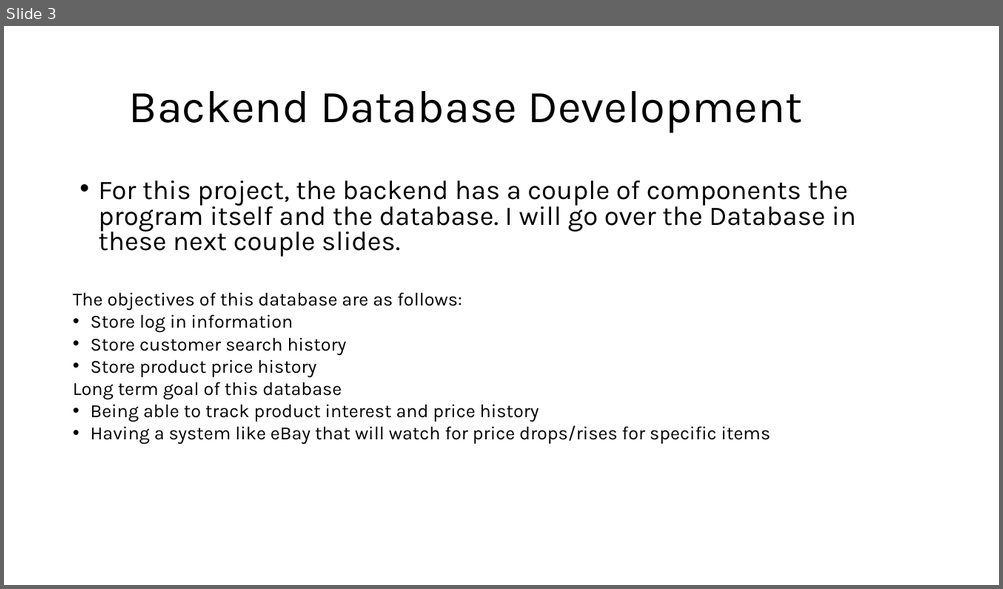
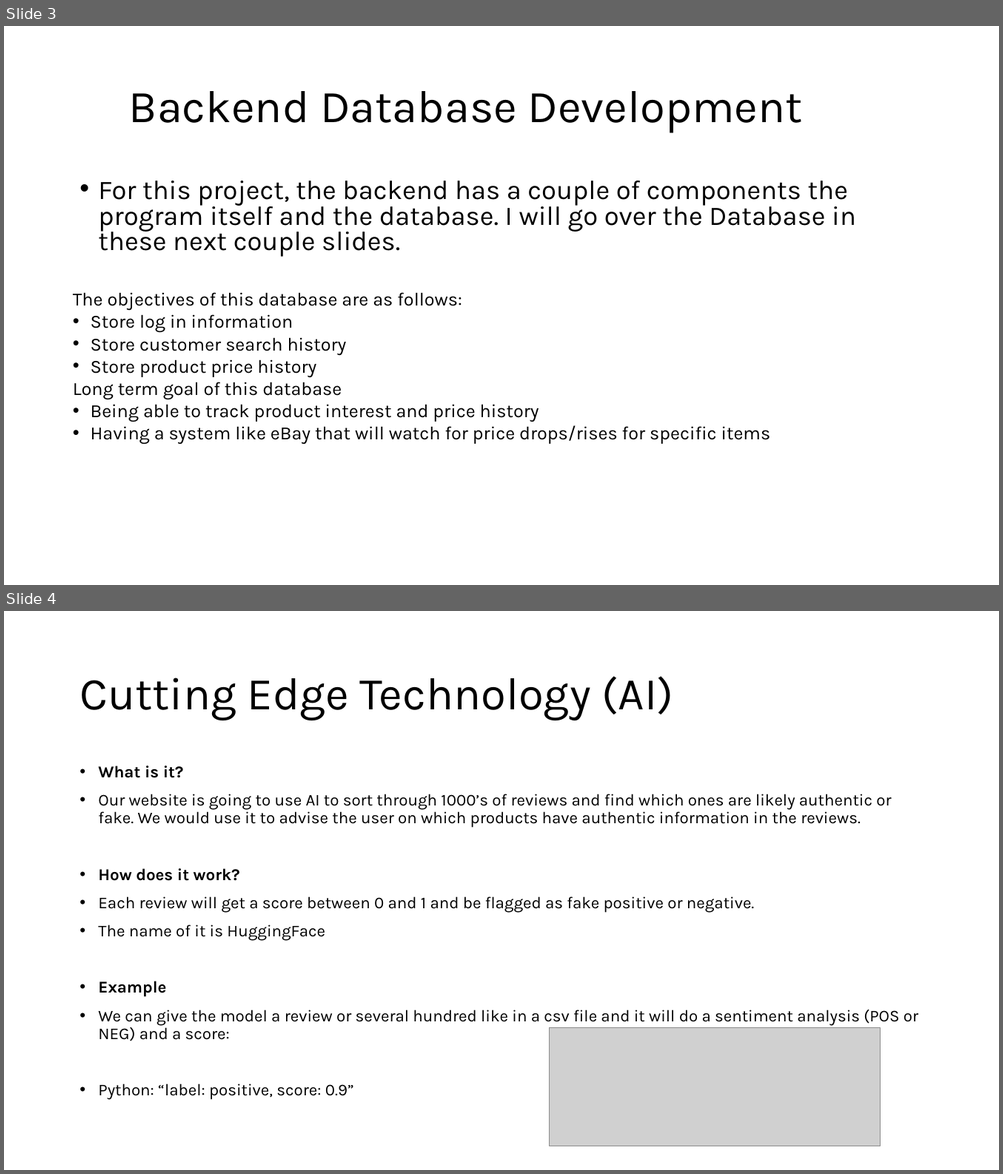
Before and after one commit to Jormungandr72/Cross-Website-Price-Checker, a slide deck: Documentation/Phase-One-Docs/CPT-200_Phase_One_Presentation.ppt. Shown one above the other, each under a label of ours: slide 3 before the commit, slides 3 and 4 after it. The pictures are 1003x589 and 1003x1174 pixels, drawn with LibreOffice and Linux fonts; fonts in the diff are those of the drawing; grey boxes stand for pictures. Boxes give left, top, right and bottom in pixels: in the first picture for what was removed or moved away, otherwise in the second. Text is boxed around its words. In the diff, an @@ line names an element or a change of style, - is before the commit and + after.

```diff
--- a/Documentation/Phase-One-Docs/CPT-200_Phase_One_Presentation.ppt
+++ b/Documentation/Phase-One-Docs/CPT-200_Phase_One_Presentation.ppt
@@ slide 4 added at [4,611,999,1170], background #FFFFFF @@
@@ title added at [79,676,673,721], 44 pt, text #000000 @@
+Cutting Edge Technology (AI)
@@ text added at [98,766,918,1100], 16 pt, text #000000 @@
+• What is it?
+• Our website is going to use AI to sort through 1000’s of reviews and find which ones are likely authentic or fake. We would use it to advise the user on which products have authentic information in the reviews.
+• How does it work?
+• Each review will get a score between 0 and 1 and be flagged as fake positive or negative.
+• The name of it is HuggingFace
+• Example
+• We can give the model a review or several hundred like in a csv file and it will do a sentiment analysis (POS or NEG) and a score:
+• Python: “label: positive, score: 0.9”
@@ picture added at [549,1028,879,1146] @@
```
Also in this commit, not shown: 1 slide changed, 2 other files.
